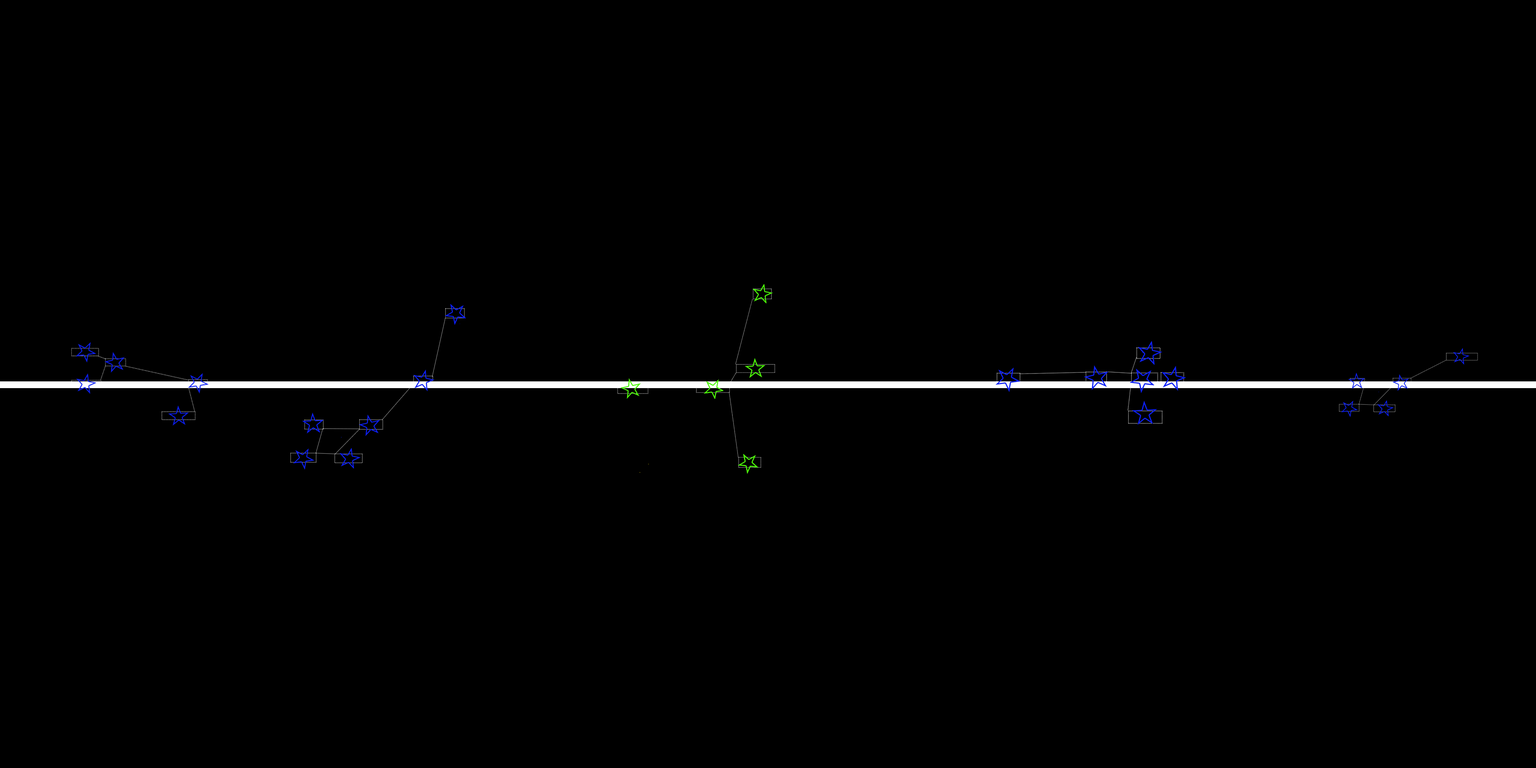
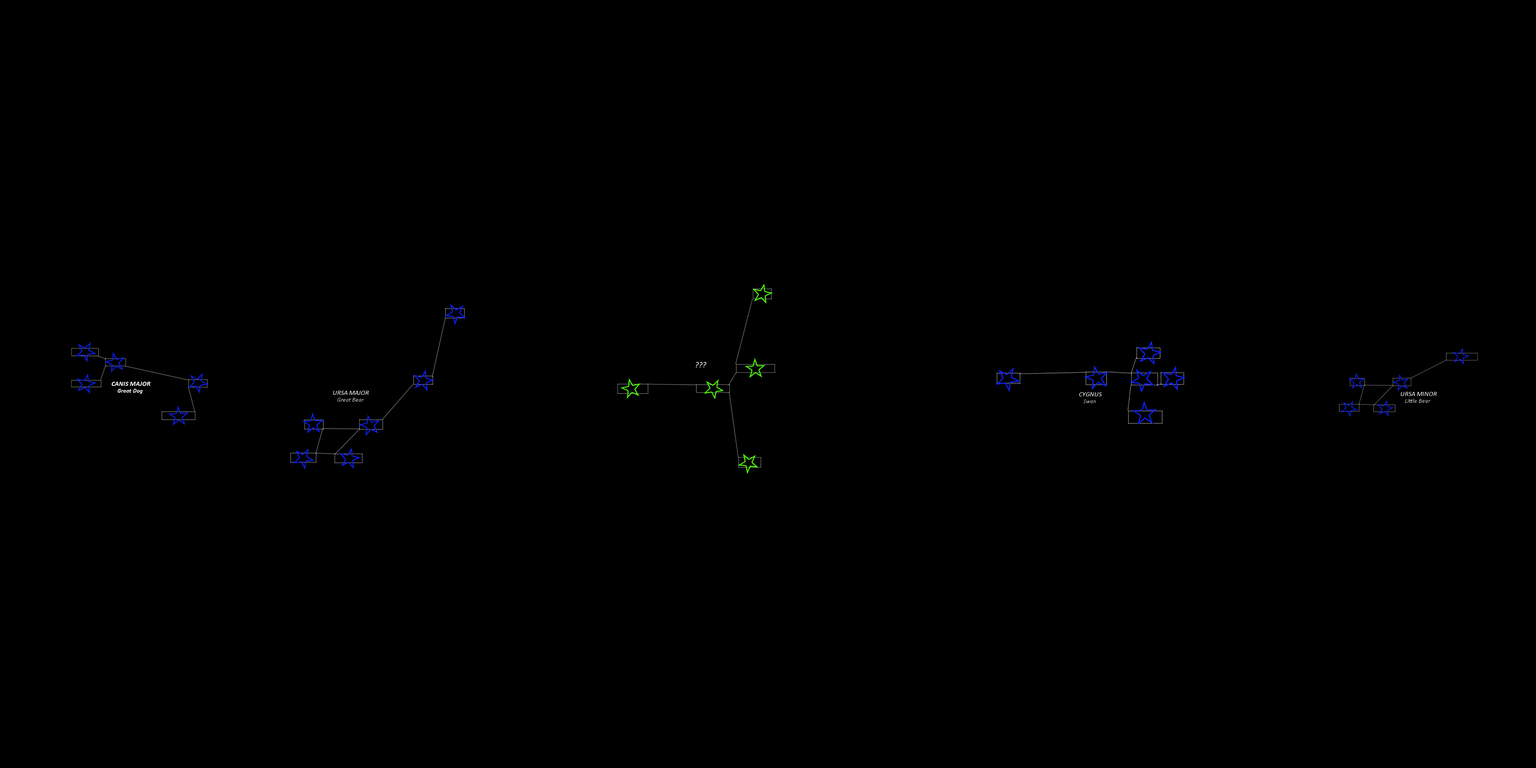
The second (1536, 768) image is a revision of the first. Changes to its layers:
added layer "URSA MAJOR ..." above "CANIS MAJOR ..." over [332, 390, 369, 402]
added layer "CANIS MAJOR ..." above "???" over [111, 381, 151, 394]
added layer "???" above "URSA MINOR ..." over [695, 361, 707, 368]
added layer "URSA MINOR ..." above "CYGNUS ..." over [1400, 391, 1437, 403]
added layer "CYGNUS ..." above "virgo" over [1079, 392, 1102, 404]
painted on "virgo" over [639, 463, 650, 474]
hid "midway" over [0, 381, 1536, 389]
